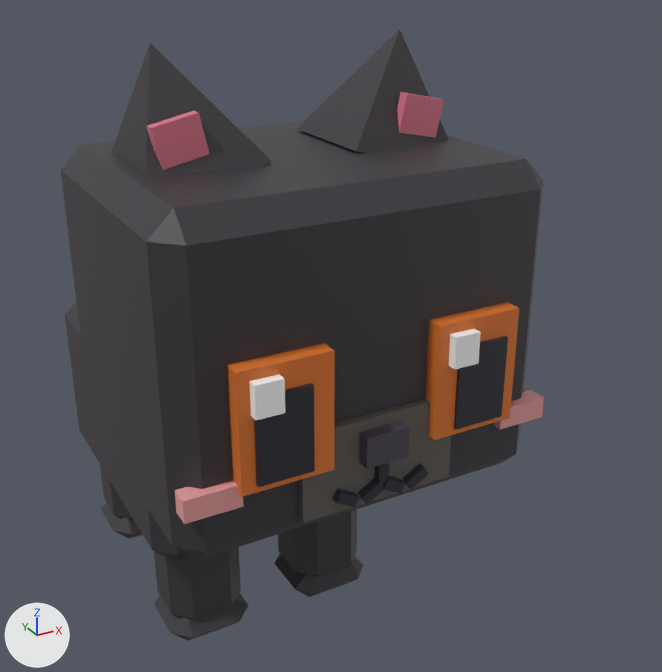
The FBX model assets/cat-cafe/exports/CatCafe_Cat_Soot.fbx, before and after one commit.
Before and after are seen from a 50 mm lens placed at (-0.0101, -0.0254, 0.0208), pointed at (0.0025, -0.0023, 0.0093). Arrows for +X, +Y and +Z are at lower left; the lights stay in place. The picture after the commit comes second. Where no turn or scale is listed for an object, it has been applied to the vertices.

Names of what the first picture shows: 'CatCafe_Cat_Soot_Body', 'CatCafe_Cat_Soot_EarL', 'CatCafe_Cat_Soot_EarR', 'CatCafe_Cat_Soot_Eye1', 'CatCafe_Cat_Soot_Eye2', 'CatCafe_Cat_Soot_Head', 'CatCafe_Cat_Soot_LegB2', 'CatCafe_Cat_Soot_LegF1', 'CatCafe_Cat_Soot_LegF2'.
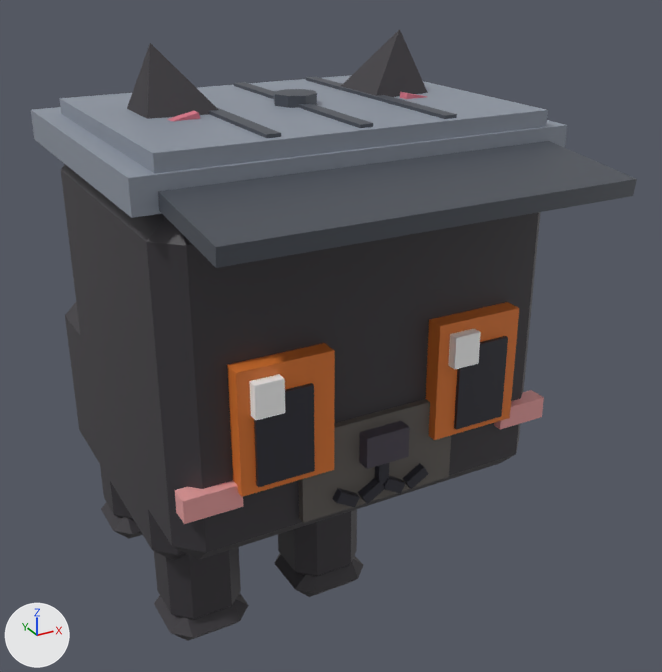
Location of each change, [x1, y1, x2, y2] in pixels of the pictures (662 x 672 px):
'CatCafe_Cat_Soot_Prop', added: after [31, 75, 637, 268]
'CatCafe_Cat_Soot_EarR', unchanged, covered by the edit: before [111, 43, 272, 177]; after [127, 43, 219, 121]
'CatCafe_Cat_Soot_EarL', unchanged, covered by the edit: before [297, 29, 449, 153]; after [341, 29, 428, 99]

What the commit changed:
Mesh me_catcafe_cat_soot_prop is new.
It has 64 vertices, 46 faces and spans x -0.00533..0.00533, y -0.00871..0.00234, z 0.00717..0.00881.
It uses material mat_catcafe_palette.
Object 'CatCafe_Cat_Soot_Prop' (ob_catcafe_cat_soot_prop) is new; it shows me_catcafe_cat_soot_prop.
Its location is (0.0, -0.003, 0.0085).
